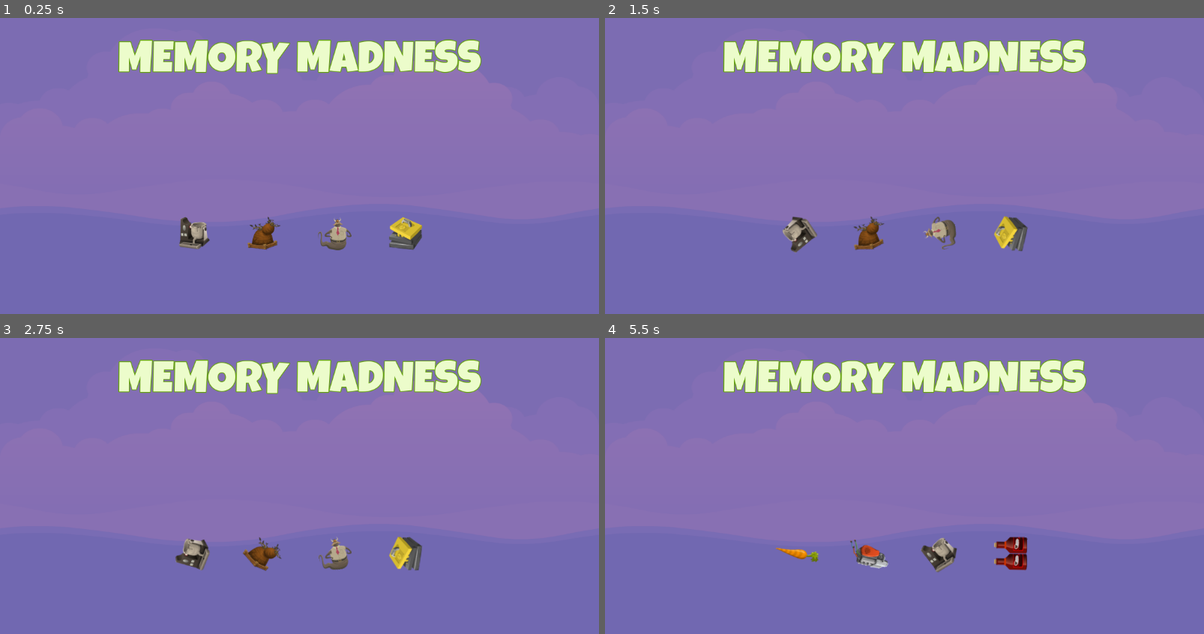
Above: before the commit, frames 1-4 (two rows, left to right).
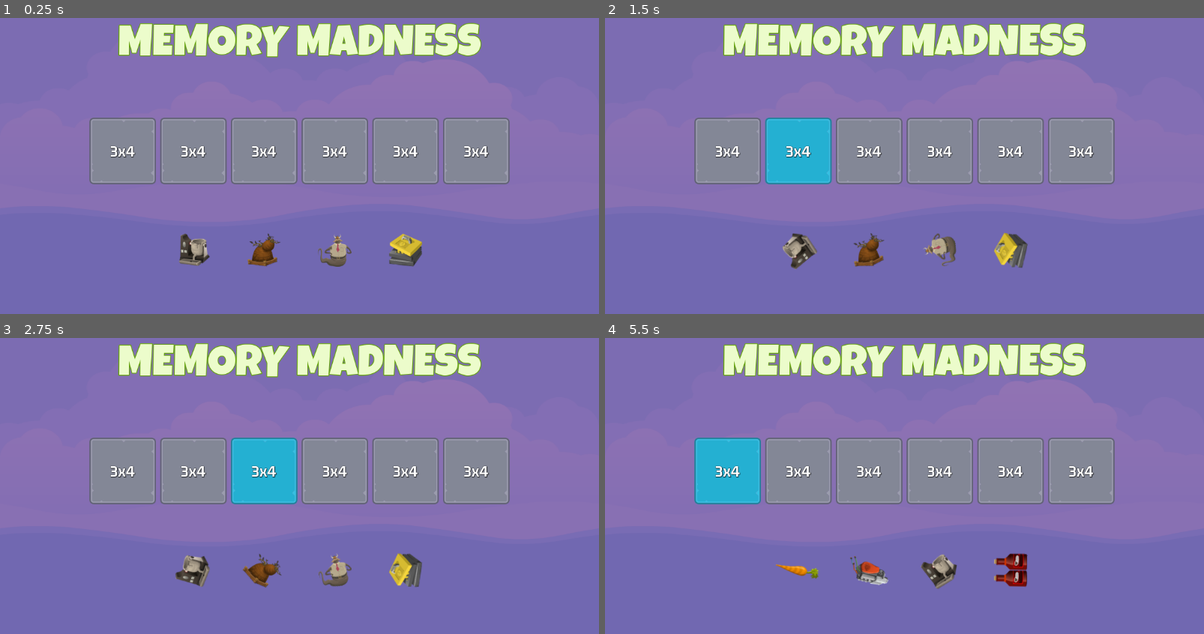
Above: after the commit, the same moments.

Repository: theaob/memory-madness
Game: Godot game, scene res://scenes/master_scene/master_scene.tscn
Same seed, same stepped clock (60 frames per second), same inputs: the game is played once before the commit and once after it.
Inputs (mouse positions are in pixels of both pictures, inside the frame that each line leads up to):
- Up to frame 1 (0.25 s): no input
- Up to frame 2 (1.5 s): click (724, 151) at 0.5 s, where only the run after the commit has a clickable "3x4"; click (796, 151) at 1.25 s, where only the run after the commit has a clickable "3x4"
- Up to frame 3 (2.75 s): click (263, 471) at 2 s, where only the run after the commit has a clickable "3x4"
- Up to frame 4 (5.5 s): click (940, 471) at 2.75 s, where only the run after the commit has a clickable "3x4"; click (1012, 471) at 3.5 s, where only the run after the commit has a clickable "3x4"; click (1084, 471) at 4.25 s, where only the run after the commit has a clickable "3x4"; click (724, 471) at 5 s, where only the run after the commit has a clickable "3x4"

The runs differ from the first frame. In frame 1, 25% of the frame differs, in the area x 14-86%, y 1-85%; in frame 2, 25%; in frame 3, 25%; in frame 4, 24%.

Commit message:
add level button

Diff:
--- /dev/null
+++ b/assets/GM_32_White.tres
@@ -0,0 +1,11 @@
+[gd_resource type="LabelSettings" load_steps=2 format=3 uid="uid://dbrxxs60goc1p"]
+
+[ext_resource type="FontFile" uid="uid://cxb0jfpk8tk8f" path="res://assets/fonts/gemunu-libre-v8-latin-700.ttf" id="1_8i8ux"]
+
+[resource]
+font = ExtResource("1_8i8ux")
+font_size = 32
+outline_size = 2
+outline_color = Color(0, 0, 0, 0.603922)
+shadow_size = 2
+shadow_color = Color(0, 0, 0, 0.423529)
--- /dev/null
+++ b/assets/TITLE_84_White.tres
@@ -0,0 +1,10 @@
+[gd_resource type="LabelSettings" load_steps=2 format=3 uid="uid://by7c0wpk3581x"]
+
+[ext_resource type="FontFile" uid="uid://rveomexaskar" path="res://assets/fonts/LuckiestGuy-Regular.ttf" id="1_3ms68"]
+
+[resource]
+font = ExtResource("1_3ms68")
+font_size = 84
+font_color = Color(0.92549, 0.988235, 0.796078, 1)
+outline_size = 6
+outline_color = Color(0.396078, 0.639216, 0.0509804, 1)
--- /dev/null
+++ b/scenes/level_button/level_button.gd
@@ -0,0 +1,14 @@
+extends TextureButton
+
+@onready var label = $Label
+@onready var sound = $Sound
+
+var _level_number: int = 0
+
+func _ready():
+	label.text = "3x4"
+
+
+# Called every frame. 'delta' is the elapsed time since the previous frame.
+func _process(delta):
+	pass
--- /dev/null
+++ b/scenes/level_button/level_button.tscn
@@ -0,0 +1,39 @@
+[gd_scene load_steps=6 format=3 uid="uid://dhlxeiga1bhfh"]
+
+[ext_resource type="Texture2D" uid="uid://brihmdsmrha1u" path="res://assets/ui/level_select_frame_128.png" id="1_b8iav"]
+[ext_resource type="Texture2D" uid="uid://bkmibvnhgkn3" path="res://assets/ui/level_select_frame_select_128.png" id="2_06iyj"]
+[ext_resource type="Texture2D" uid="uid://bcna2weq8k4m1" path="res://assets/ui/level_select_frame_hover_128.png" id="3_2lf0q"]
+[ext_resource type="LabelSettings" uid="uid://dbrxxs60goc1p" path="res://assets/GM_32_White.tres" id="4_d33mj"]
+[ext_resource type="Script" path="res://scenes/level_button/level_button.gd" id="4_fdcs7"]
+
+[node name="LevelButton" type="TextureButton"]
+anchors_preset = 8
+anchor_left = 0.5
+anchor_top = 0.5
+anchor_right = 0.5
+anchor_bottom = 0.5
+offset_left = -64.0
+offset_top = -64.0
+offset_right = 64.0
+offset_bottom = 64.0
+grow_horizontal = 2
+grow_vertical = 2
+pivot_offset = Vector2(64, 64)
+texture_normal = ExtResource("1_b8iav")
+texture_pressed = ExtResource("2_06iyj")
+texture_hover = ExtResource("3_2lf0q")
+script = ExtResource("4_fdcs7")
+
+[node name="Label" type="Label" parent="."]
+layout_mode = 1
+anchors_preset = 15
+anchor_right = 1.0
+anchor_bottom = 1.0
+grow_horizontal = 2
+grow_vertical = 2
+text = "0x0"
+label_settings = ExtResource("4_d33mj")
+horizontal_alignment = 1
+vertical_alignment = 1
+
+[node name="Sound" type="AudioStreamPlayer" parent="."]
--- a/scenes/main_scene/main_screen.tscn
+++ b/scenes/main_scene/main_screen.tscn
@@ -1,14 +1,8 @@
 [gd_scene load_steps=4 format=3 uid="uid://bfde42qmdgmt2"]
 
-[ext_resource type="FontFile" uid="uid://rveomexaskar" path="res://assets/fonts/LuckiestGuy-Regular.ttf" id="1_dhhcb"]
+[ext_resource type="LabelSettings" uid="uid://by7c0wpk3581x" path="res://assets/TITLE_84_White.tres" id="1_rstib"]
+[ext_resource type="PackedScene" uid="uid://dhlxeiga1bhfh" path="res://scenes/level_button/level_button.tscn" id="2_332x5"]
 [ext_resource type="PackedScene" uid="uid://bn3rq2mj10uq6" path="res://scenes/front_sprite/front_sprite.tscn" id="2_i2r1q"]
-
-[sub_resource type="LabelSettings" id="LabelSettings_pja03"]
-font = ExtResource("1_dhhcb")
-font_size = 84
-font_color = Color(0.92549, 0.988235, 0.796078, 1)
-outline_size = 6
-outline_color = Color(0.396078, 0.639216, 0.0509804, 1)
 
 [node name="MainScreen" type="Control"]
 layout_mode = 3
@@ -44,13 +38,33 @@
 size_flags_horizontal = 4
 text = "MEMORY MADNESS
 "
-label_settings = SubResource("LabelSettings_pja03")
+label_settings = ExtResource("1_rstib")
 
 [node name="Spacer2" type="Control" parent="VBoxContainer"]
 layout_mode = 2
 size_flags_vertical = 3
 
 [node name="LevelsContainer" type="HBoxContainer" parent="VBoxContainer"]
+layout_mode = 2
+size_flags_horizontal = 4
+theme_override_constants/separation = 8
+
+[node name="LevelButton" parent="VBoxContainer/LevelsContainer" instance=ExtResource("2_332x5")]
+layout_mode = 2
+
+[node name="LevelButton2" parent="VBoxContainer/LevelsContainer" instance=ExtResource("2_332x5")]
+layout_mode = 2
+
+[node name="LevelButton3" parent="VBoxContainer/LevelsContainer" instance=ExtResource("2_332x5")]
+layout_mode = 2
+
+[node name="LevelButton4" parent="VBoxContainer/LevelsContainer" instance=ExtResource("2_332x5")]
+layout_mode = 2
+
+[node name="LevelButton5" parent="VBoxContainer/LevelsContainer" instance=ExtResource("2_332x5")]
+layout_mode = 2
+
+[node name="LevelButton6" parent="VBoxContainer/LevelsContainer" instance=ExtResource("2_332x5")]
 layout_mode = 2
 
 [node name="Spacer3" type="Control" parent="VBoxContainer"]
